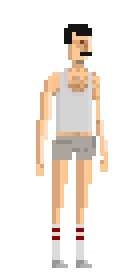
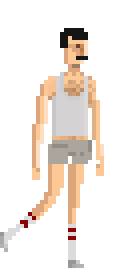
Layered file, before and after one edit (140px x 280px). Changes by layer:
hid group "idleright" (2 layers) over [left=36, top=24, right=108, bottom=268]
showed group "right" (8 layers) over [left=0, top=24, right=108, bottom=268]
showed "7" (1st of 2, in "right"), painted on it over [left=0, top=28, right=104, bottom=268]
showed group "left" (8 layers) over [left=0, top=24, right=108, bottom=268]
